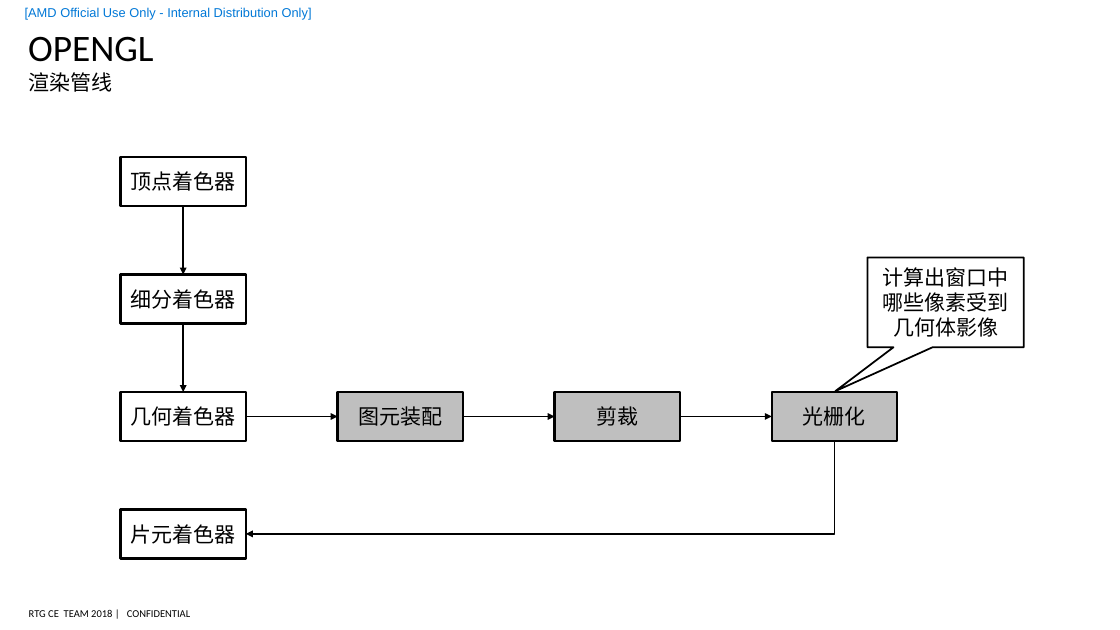
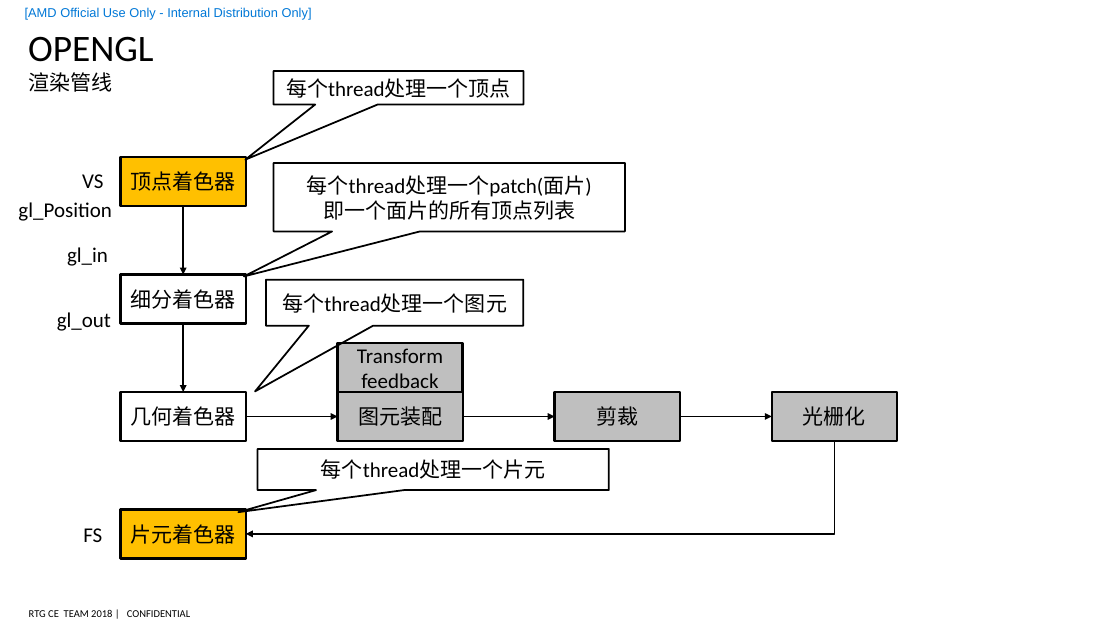
Before and after one commit to feifei14119/examples, a slide deck: slide 3 of study.pptx (slide 2 before the commit). Drawn at 1120x630 pixels with LibreOffice and Linux fonts; fonts in the diff are those of the drawing; background and template pictures are left out. Boxes give left, top, right and bottom in pixels: in the first picture for what was removed or moved away, otherwise in the second. Text is boxed around its words. In the diff, an @@ line names an element or a change of style, - is before the commit and + after.

Commit message:
ttt

```diff
--- a/study.pptx
+++ b/study.pptx
@@ speech box added at (x1=274, y1=71, x2=523, y2=105), outline #000000 1.5 pt, 18 pt, text #000000 @@
+每个thread处理一个顶点
@@ text added at (x1=82, y1=174, x2=103, y2=188), 18 pt, text #000000 @@
+VS
@@ rectangle "顶点着色器" at (x1=121, y1=157, x2=246, y2=206): fill none to #FFC000 @@
@@ speech box added at (x1=274, y1=163, x2=625, y2=231), outline #000000 1.5 pt, 18 pt, text #000000 @@
+每个thread处理一个patch(面片)
+即一个面片的所有顶点列表
@@ text added at (x1=18, y1=202, x2=111, y2=221), 18 pt, text #000000 @@
+gl_Position
@@ text added at (x1=67, y1=247, x2=108, y2=266), 18 pt, text #000000 @@
+gl_in
@@ speech box removed at (x1=867, y1=258, x2=1023, y2=348) @@
-计算出窗口中哪些像素受到几何体影像
@@ speech box added at (x1=266, y1=280, x2=523, y2=326), outline #000000 1.5 pt, 18 pt, text #000000 @@
+每个thread处理一个图元
@@ text added at (x1=57, y1=312, x2=111, y2=331), 18 pt, text #000000 @@
+gl_out
@@ rectangle added at (x1=338, y1=343, x2=463, y2=392), fill #BFBFBF, outline #000000 2 pt, 18 pt, text #000000 @@
+Transform feedback
@@ speech box added at (x1=257, y1=449, x2=608, y2=490), outline #000000 1.5 pt, 18 pt, text #000000 @@
+每个thread处理一个片元
@@ rectangle "片元着色器" at (x1=121, y1=509, x2=246, y2=558): fill none to #FFC000 @@
@@ text added at (x1=83, y1=528, x2=102, y2=542), 18 pt, text #000000 @@
+FS
```
Also in this commit, not shown: 1 other slide changed, 2 slides added.
